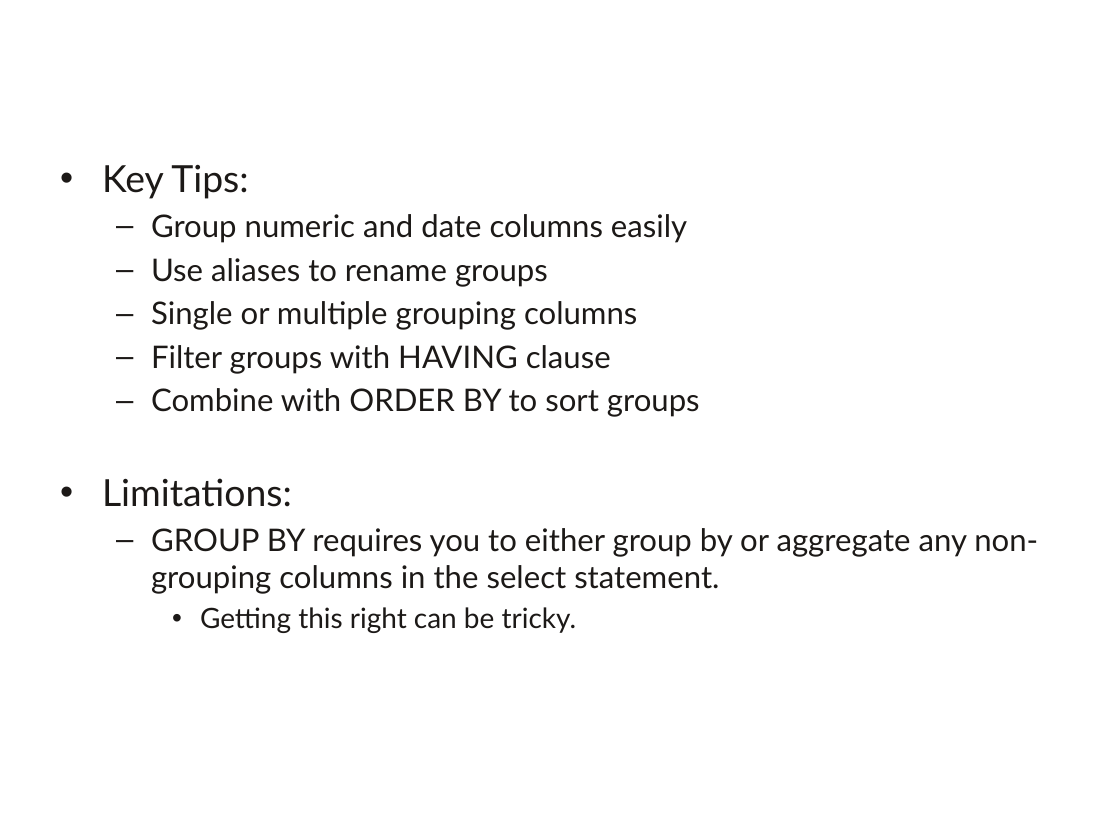
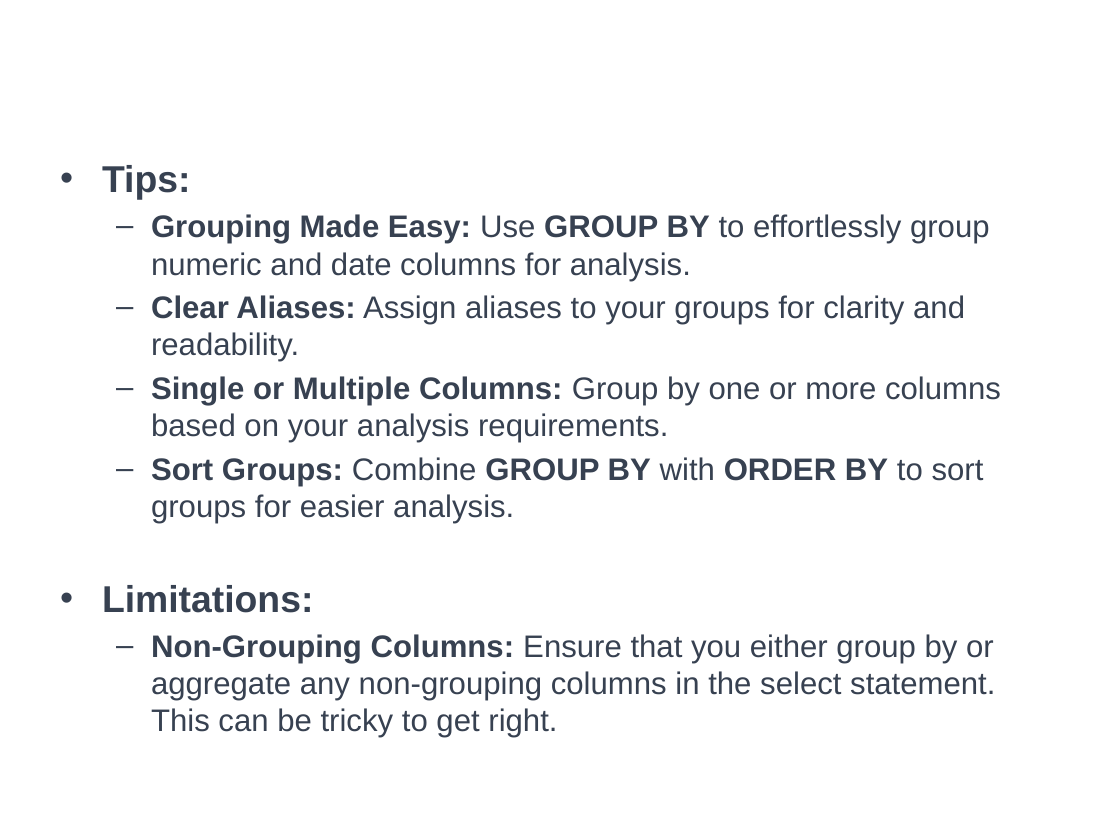
Before and after one commit to a099954/ABC-Program, a slide deck: slide 20 of SQL/Day 3 Aggregates/Aggregates.pptx (slide 18 before the commit). Drawn at 1120x840 pixels with LibreOffice and Linux fonts; fonts in the diff are those of the drawing; background and template pictures are left out. Boxes give left, top, right and bottom in pixels: in the first picture for what was removed or moved away, otherwise in the second. Text is boxed around its words. In the diff, an @@ line names an element or a change of style, - is before the commit and + after.

```diff
--- a/SQL/Day 3 Aggregates/Aggregates.pptx
+++ b/SQL/Day 3 Aggregates/Aggregates.pptx
@@ text at box(102, 165, 1001, 524): text changed; font Lato to Arial; text colour #1C1917 to #374151 @@
-• Key Tips:
-  – Group numeric and date columns easily
-  – Use aliases to rename groups
-  – Single or multiple grouping columns
-  – Filter groups with HAVING clause
-  – Combine with ORDER BY to sort groups
+• Tips:
+  – Grouping Made Easy: Use GROUP BY to effortlessly group numeric and date columns for analysis.
+  – Clear Aliases: Assign aliases to your groups for clarity and readability.
+  – Single or Multiple Columns: Group by one or more columns based on your analysis requirements.
+  – Sort Groups: Combine GROUP BY with ORDER BY to sort groups for easier analysis.
@@ text at box(102, 585, 313, 613): font Lato to Arial, text colour #1C1917 to #374151, bold on in "Limitations:" @@
@@ text at box(151, 634, 995, 738): text changed; font Lato to Arial; text colour #1C1917 to #374151 @@
-  – GROUP BY requires you to either group by or aggregate any non-grouping columns in the select statement.
-    • Getting this right can be tricky.
+  – Non-Grouping Columns: Ensure that you either group by or aggregate any non-grouping columns in the select statement. This can be tricky to get right.
```
Also in this commit, not shown: 19 other slides changed, 3 slides added, 16 other files.
